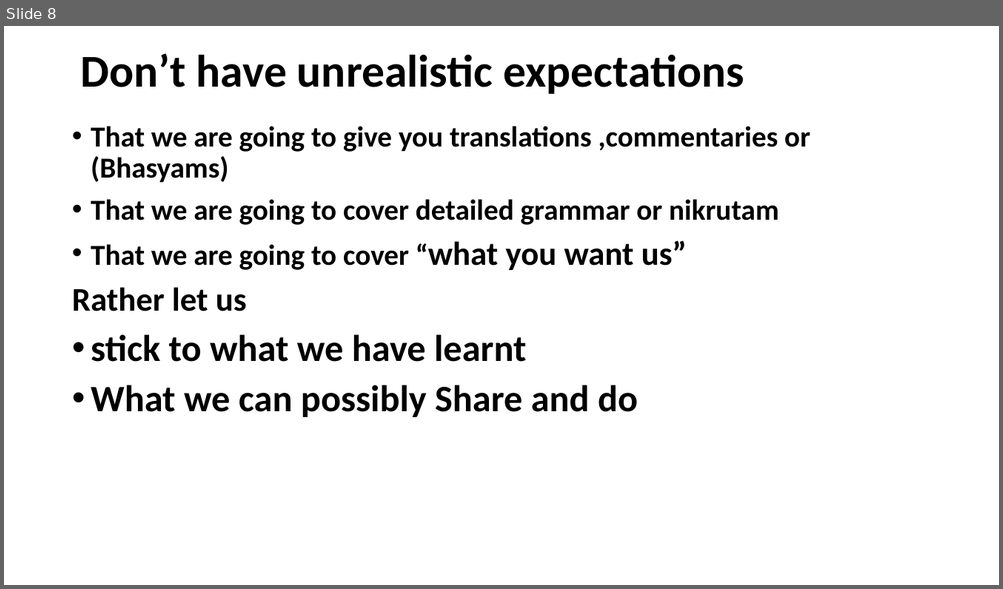
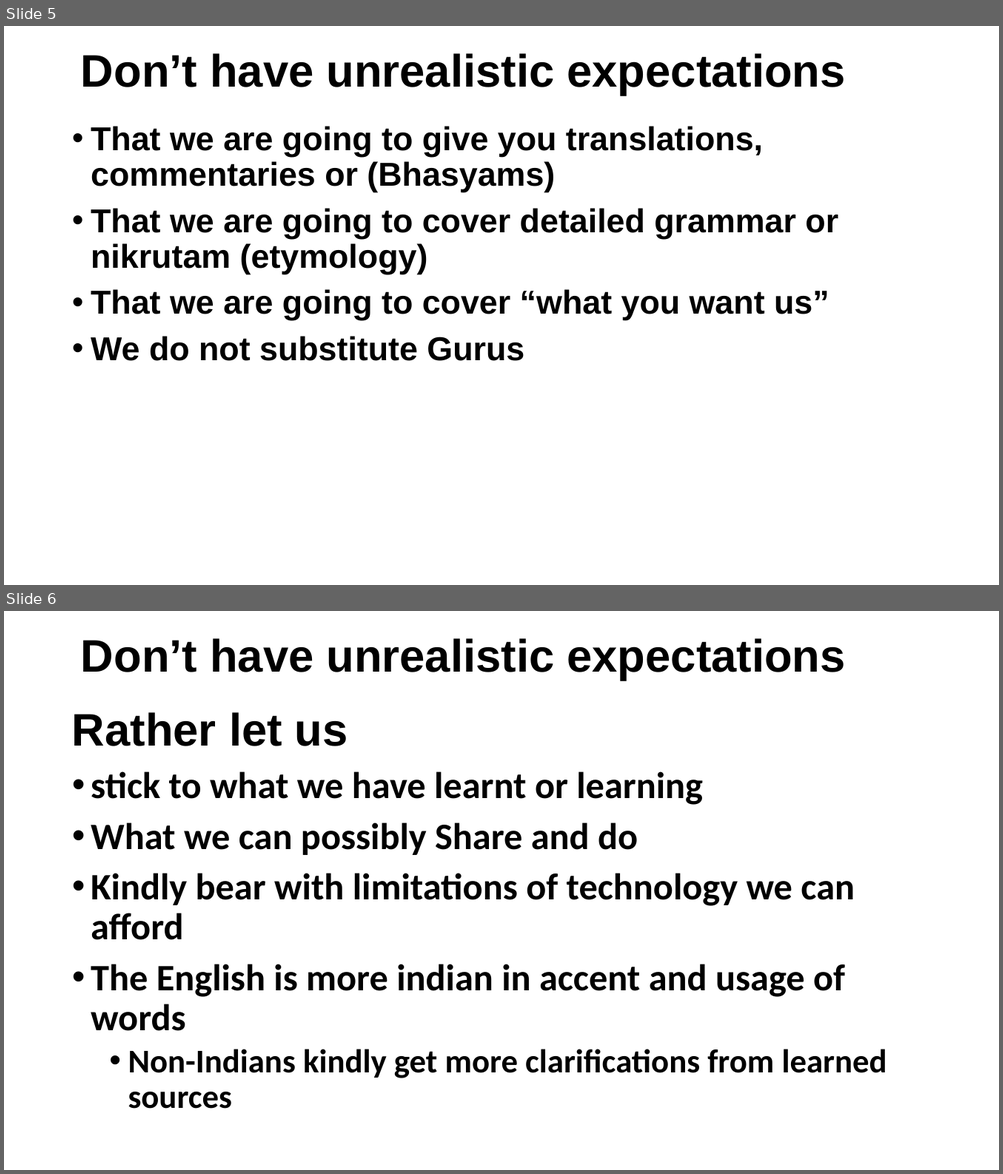
Before and after one commit to KYVeda/texts, a slide deck: Veda Lectures/Veda VMS Lectures Intro.pptx. Shown one above the other, each under a label of ours: slide 8 before the commit, slides 5 and 6 after it. The pictures are 1003x589 and 1003x1174 pixels, drawn with LibreOffice and Linux fonts; fonts in the diff are those of the drawing. Boxes give left, top, right and bottom in pixels: in the first picture for what was removed or moved away, otherwise in the second. Text is boxed around its words. In the diff, an @@ line names an element or a change of style, - is before the commit and + after.

```diff
--- a/Veda Lectures/Veda VMS Lectures Intro.pptx
+++ b/Veda Lectures/Veda VMS Lectures Intro.pptx
@@ slide 6 added at (4,611,999,1170), background #FFFFFF @@
@@ title added at (81,638,845,680), 44 pt, text #000000, bold @@
+Don’t have unrealistic expectations
@@ text added at (72,712,887,1109), 36 pt, text #000000, bold @@
+Rather let us
+• stick to what we have learnt or learning
+• What we can possibly Share and do
+• Kindly bear with limitations of technology we can afford
+• The English is more indian in accent and usage of words
+  • Non-Indians kindly get more clarifications from learned sources
@@ what was slide 8 is now slide 5 @@
@@ slide 5 changed as well @@
@@ title "Don’t have unrealistic expectations" at (81,53,845,95): font Calibri to Arial @@
@@ text at (91,126,838,275): text changed; size 28 to 32 pt; font Calibri to Arial @@
-• That we are going to give you translations ,commentaries or (Bhasyams)
-• That we are going to cover detailed grammar or nikrutam
+• That we are going to give you translations, commentaries or (Bhasyams)
+• That we are going to cover detailed grammar or nikrutam (etymology)
@@ text at (91,289,829,321): size 28 to 32 pt in "That we are going to cover “what"; font Calibri to Arial in "That we are going to cover “what ..." @@
@@ text at (91,336,524,361): text changed; size 36 to 32 pt; font Calibri to Arial @@
-Rather let us
-• stick to what we have learnt
-• What we can possibly Share and do
+• We do not substitute Gurus
```
Also in this commit, not shown: 5 other slides changed, 3 slides removed, 8 other files.
